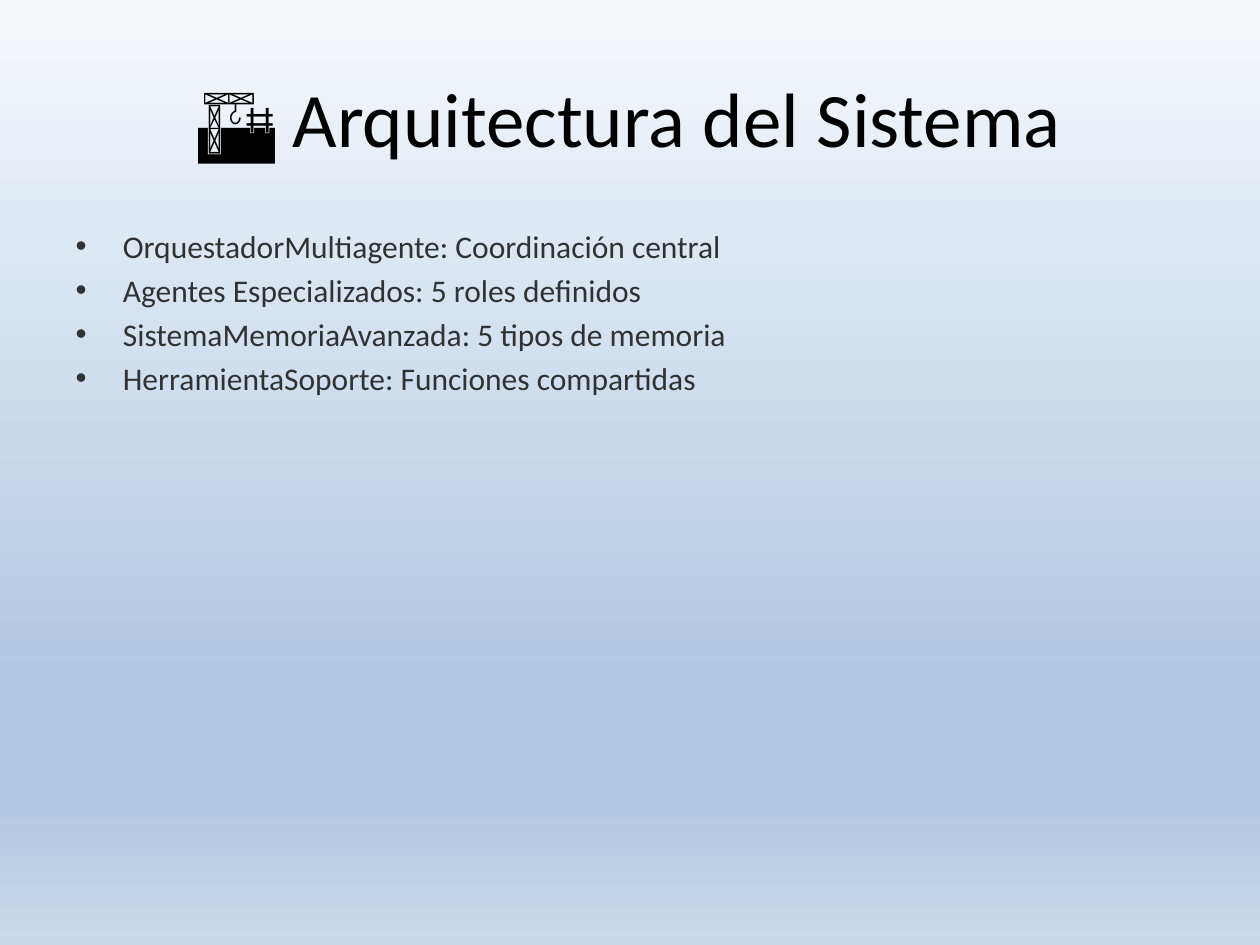
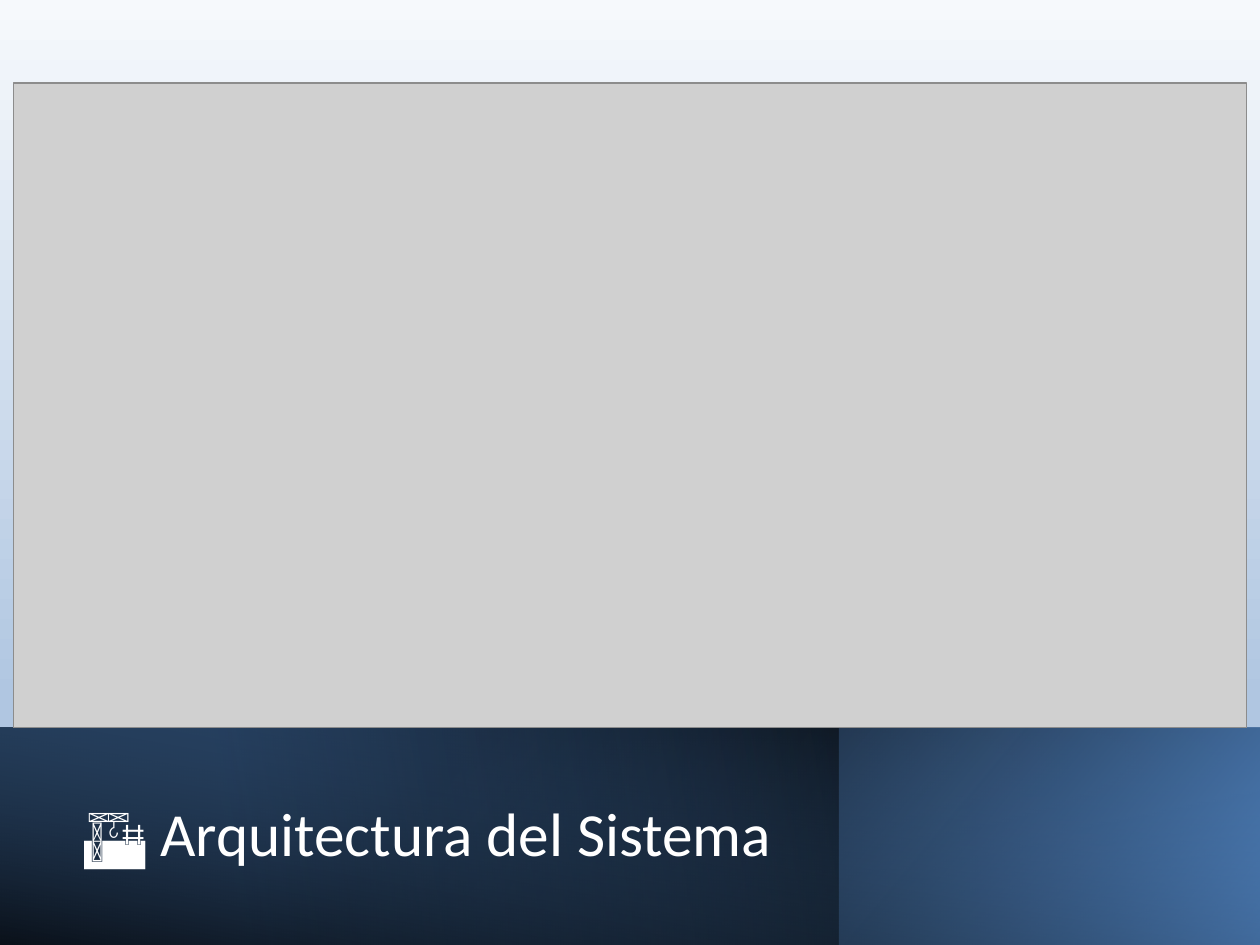
Before and after one commit to Alejandroduoc/pruebaIA, a slide deck: slide 5 of Sistema_MultiAgente_Orquestacion_Inteligente_.pptx. Drawn at 1260x945 pixels with LibreOffice and Linux fonts; fonts in the diff are those of the drawing; grey boxes stand for pictures. Boxes give left, top, right and bottom in pixels: in the first picture for what was removed or moved away, otherwise in the second. Text is boxed around its words. In the diff, an @@ line names an element or a change of style, - is before the commit and + after.

```diff
--- a/Sistema_MultiAgente_Orquestacion_Inteligente_.pptx
+++ b/Sistema_MultiAgente_Orquestacion_Inteligente_.pptx
@@ picture added at (14, 83, 1247, 728) @@
@@ text removed at (123, 236, 726, 395) @@
-• OrquestadorMultiagente: Coordinación central
-• Agentes Especializados: 5 roles definidos
-• SistemaMemoriaAvanzada: 5 tipos de memoria
-• HerramientaSoporte: Funciones compartidas
@@ rectangle added at (0, 728, 1260, 945), fill gradient #000000 to #4F81BD @@
@@ rectangle added at (0, 728, 839, 945), fill gradient #376092 to #000000 @@
@@ rectangle added at (0, 728, 1260, 945), fill gradient #000000 to #4F81BD @@
@@ title "🏗️ Arquitectura del Sistema": place and size @@
-title "🏗️ Arquitectura del Sistema" at (293, 93, 1061, 160)
+title "🏗️ Arquitectura del Sistema" at (160, 813, 771, 866)
@@ title "🏗️ Arquitectura del Sistema" at (160, 813, 771, 866): size 44 to 35 pt, text colour #000000 to #FFFFFF; alignment centre to left; line spacing 1 to 0.9 @@
```
Also in this commit, not shown: 10 other slides changed, 1 slide removed, 1 other file.
